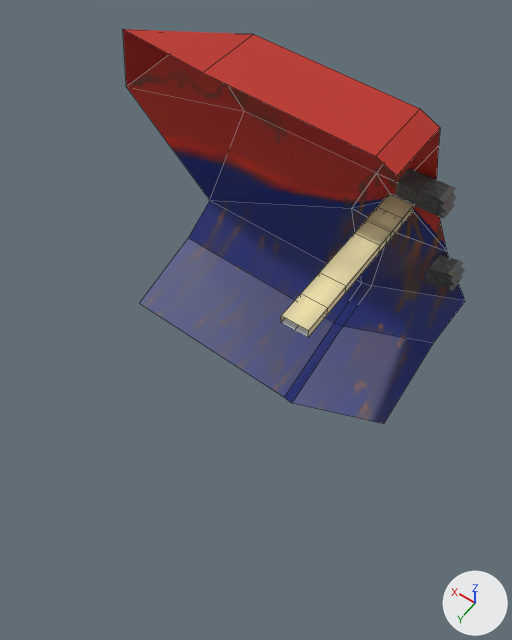
One commit to the Blender file Assets/Assets/Modelos 3D/Escenarios/Nave destruida.blend: the scene before it, then after it.
Before and after are seen from a 50 mm camera at (-136.0, 340.0, 353.0) aimed at (29.0, 108.0, -12.0). Arrows for +X, +Y and +Z are at lower right; the lights stay in place. The older version comes first. Mesh edges are drawn as thin lines on the coarser meshes.

Before the edit, the objects in view are built like this:
```python
me_cube_001 = bpy.data.meshes.new('Cube.001')
me_cube_001.from_pydata(...)  # 29 vertices, 19 faces; spans x -2.09..2.58, y -1.11..0.88, z -2.37..1.12
me_cube_001.materials.append(mat_material_002)  # picture img_carcasa_de_la_nave_textura_png
me_cube_002 = bpy.data.meshes.new('Cube.002')
me_cube_002.from_pydata(...)  # 24 vertices, 21 faces; spans x -1.0..1.0, y -1.13..1.0, z -1.0..1.0
me_cube_002.materials.append(mat_material_003)  # picture img_viga_textura_png
me_plane = bpy.data.meshes.new('Plane')
me_plane.from_pydata(...)  # 45 vertices, 40 faces; spans x -43.7..35.0, y -31.9..107.6, z -20.7..21.4
me_plane.materials.append(mat_material)  # picture img_plane_png
ob_cube = bpy.data.objects.new('Cube', me_cube_001)
ob_cube.location = (63.1, 37.9, 30.2)
ob_cube.scale = (62.7, 62.7, 62.7)
ob_cube_001 = bpy.data.objects.new('Cube.001', me_cube_002)
ob_cube_001.location = (-20.2, -18.1, 31.5)
ob_cube_001.scale = (18.5, 8.13, 6.87)
ob_plane = bpy.data.objects.new('Plane', me_plane)
ob_plane.location = (0.0, 0.0, 0.0)
# also in view: 'Cube.002' at (-50.0, -12.0, -23.0)
```
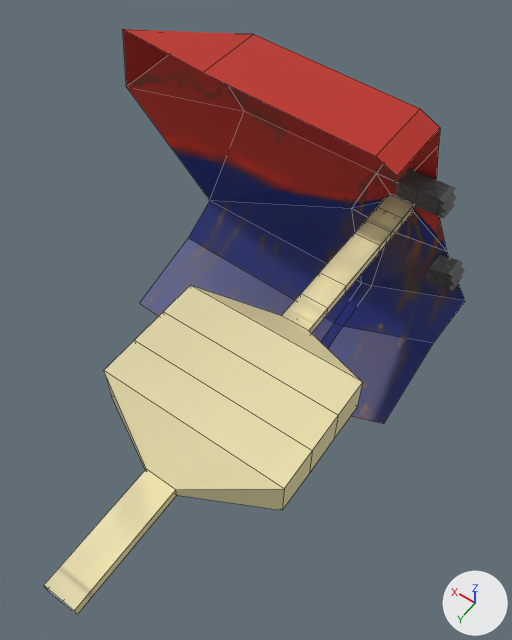
Pixel boxes (x1, y1, x2, y2) of what changed, in the pictures (512 x 640 px):
```json
{"object": "Plane", "change": "reshaped", "before": [281, 173, 447, 337], "after": [44, 173, 447, 615], "on screen": "142% wider, 168% taller"}
{"part": 1, "of": "me_plane", "change": "added", "after": [44, 285, 363, 615], "on screen": "beige"}
{"part": 2, "of": "me_plane", "change": "surface changed", "before": [282, 281, 345, 333], "after": [282, 281, 345, 333]}
```

Edits to the scene script, one JSON object a line:
```json
{"block": "me_plane", "where": "# used by ob_plane; location = (0.0, 0.0, 0.0)"}
{"op": "remove", "block": "me_plane", "code": "me_plane.from_pydata(...)  # 45 vertices, 40 faces; spans x -43.7..35.0, y -31.9..107.6, z -20.7..21.4"}
{"op": "add", "block": "me_plane", "code": "me_plane.from_pydata(...)  # 80 vertices, 75 faces; spans x -60.2..60.2, y -31.9..309.4, z -20.7..26.2"}
{"block": "me_plane", "change": "me_plane part 1"}
{"block": "me_plane", "change": "22 vertices are added at x -60.2..60.2, y 107.6..234.9, z 0.0..7.0"}
{"block": "me_plane", "change": "8 new vertices lie (0.0, 0.0, 26.2) away from vertices in x -60.2..60.2, y 133.0..209.4, z 0.0"}
{"block": "me_plane", "change": "5 new vertices lie (0.0, 74.5, 0.0) away from vertices in x -10.1..10.1, y 234.9, z 0.0..7.0"}
{"block": "me_plane", "change": "35 new faces join them"}
{"block": "me_plane", "change": "me_plane part 2: 10 kept faces spanning x -10.1..10.1, y 63.6..107.6, z 0.0..7.0 get new texture (UV) coordinates"}
```
